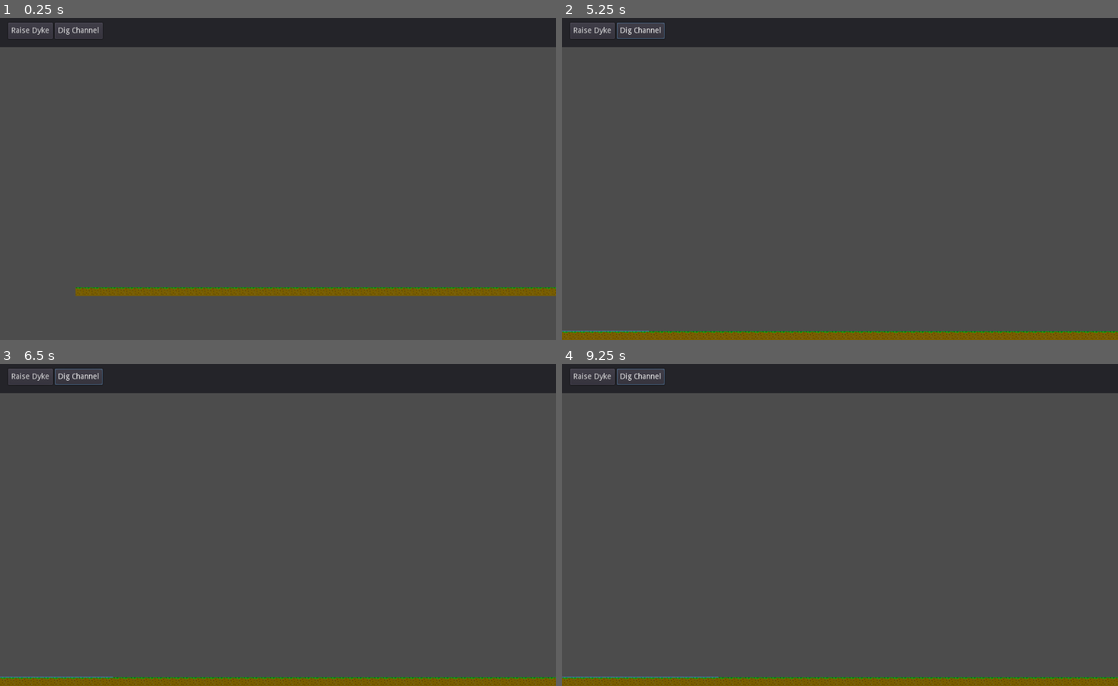
Above: before the commit, frames 1-4 (two rows, left to right).
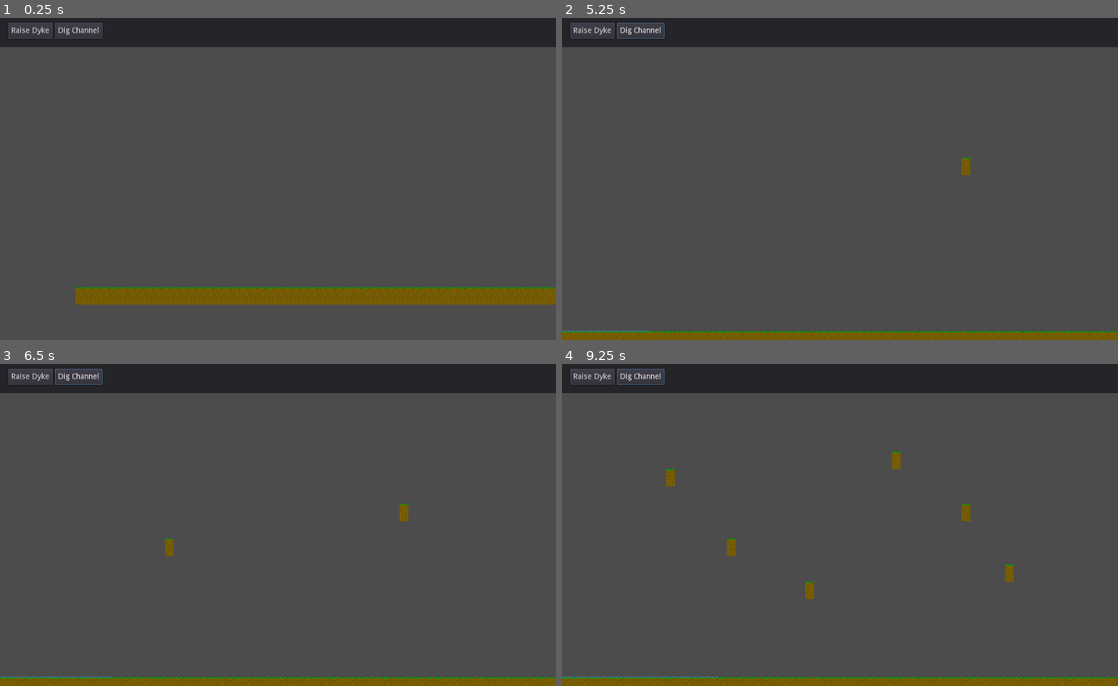
Above: after the commit, the same moments.

Repository: Groogy/LudumDare49
Game: Godot game, scene res://scenes/Game.tscn
Same seed, same stepped clock (60 frames per second), same inputs: the game is played once before the commit and once after it.
Inputs (mouse positions are in pixels of both pictures, inside the frame that each line leads up to):
- Up to frame 1 (0.25 s): no input
- Up to frame 2 (5.25 s): click "Raise Dyke" at 0.5 s; click "Dig Channel" at 1.25 s; click "Raise Dyke" at 2 s; click "Dig Channel" at 2.75 s; click "Raise Dyke" at 3.5 s; click "Dig Channel" at 4.25 s; tap Enter at 5 s; move the mouse to (962, 159) at 5.02 s; press the mouse at (962, 159) at 5.03 s
- Up to frame 3 (6.5 s): tap Space at 5.75 s; move the mouse to (166, 541) at 5.77 s; release the mouse at (166, 541) at 5.78 s; tap S (camera_down) at 5.85 s; click (166, 541) at 6.05 s
- Up to frame 4 (9.25 s): tap Enter at 6.5, 8 s; move the mouse to (895, 450) at 6.52 s; hold Middle mouse button (camera_drag) 6.53-7.28 s; click (895, 450) at 6.8 s; tap Space at 7.25, 8.75 s; move the mouse to (812, 589) at 7.27 s; tap A (camera_left) at 7.35 s; click (812, 589) at 7.55 s; move the mouse to (1006, 573) at 8.02 s; press the mouse at (1006, 573) at 8.03 s; tap D (camera_right) at 8.1 s; move the mouse to (673, 473) at 8.77 s; release the mouse at (673, 473) at 8.78 s; tap W (camera_up) at 8.85 s; click (673, 473) at 9.05 s

The runs differ from the first frame. In frame 1, 2.2% of the frame differs, in the area x 13-100%, y 86-89%; in frame 2, less than 0.1%; in frame 3, 0.2%; in frame 4, 0.5%.

Commit message:
Naive implementation to fill a tile with dirt

Diff:
--- a/logic/interface/RaiseDykeTool.gd
+++ b/logic/interface/RaiseDykeTool.gd
@@ -3,7 +3,7 @@
 
 var cell_under_mouse := Vector2(0, 0)
 
-var _valid_last_render := false
+var _can_build_last_frame := false
 
 
 func _process(_delta: float) -> void:
@@ -13,14 +13,19 @@
 		update()
 
 
+func _unhandled_input(event: InputEvent) -> void:
+	if event.is_action_pressed("game_select") and _can_build_last_frame:
+		Root.construction_manager.raise_dyke(cell_under_mouse)
+
+
 func _draw() -> void:
-	_valid_last_render = Root.map_manager.can_build_dyke(cell_under_mouse)
+	_can_build_last_frame = Root.construction_manager.can_raise_dyke(cell_under_mouse)
 
 	var color := Color.green
-	if not _valid_last_render:
+	if not _can_build_last_frame:
 		color = Color.red
 	draw_rect(Rect2(Vector2(0, 0), Vector2(16, 16)), color, false, 1.5, true)
 
 
 func _needs_redraw() -> bool:
-	return _valid_last_render != Root.map_manager.can_build_dyke(cell_under_mouse)
+	return _can_build_last_frame != Root.construction_manager.can_raise_dyke(cell_under_mouse)
--- a/logic/managers/ConstructionManager.gd
+++ b/logic/managers/ConstructionManager.gd
@@ -1,4 +1,8 @@
 extends Node
 
 func can_raise_dyke(cell: Vector2) -> bool:
-	return false
+	return Root.map_manager.is_empty(cell.x, cell.y)
+
+
+func raise_dyke(cell: Vector2) -> void:
+	Root.map_manager.fill_terrain_cell(cell)
--- a/logic/managers/MapManager.gd
+++ b/logic/managers/MapManager.gd
@@ -21,11 +21,7 @@
 		and _water.get_water_level_at(x, y) < _water.get_max_water_level()
 
 
-func can_build_dyke(cell: Vector2) -> bool:
-	return is_empty(cell.x, cell.y)
-
-
-# Coonversion
+# Conversion
 func map_to_world(cell: Vector2) -> Vector2:
 	return _terrain.map_to_world(cell)
 
@@ -36,3 +32,8 @@
 
 func snap_to_grid(pos: Vector2) -> Vector2:
 	return _terrain.map_to_world(_terrain.world_to_map(pos))
+
+
+# Modification
+func fill_terrain_cell(cell: Vector2) -> void:
+	_terrain.fill(cell.x, cell.y)
--- a/logic/maps/TerrainGenerator.gd
+++ b/logic/maps/TerrainGenerator.gd
@@ -24,4 +24,4 @@
 	var map: TileMap = get_parent()
 	map.clear()
 	for x in range(target_area.position.x, target_area.end.x):
-		map.set_cell(x, -1, 1) #Set a level playing field
+		map.fill(x, -1) #Set a level playing field
--- a/project.godot
+++ b/project.godot
@@ -57,6 +57,11 @@
 , Object(InputEventKey,"resource_local_to_scene":false,"resource_name":"","device":0,"alt":false,"shift":false,"control":false,"meta":false,"command":false,"pressed":false,"scancode":16777233,"unicode":0,"echo":false,"script":null)
  ]
 }
+game_select={
+"deadzone": 0.5,
+"events": [ Object(InputEventMouseButton,"resource_local_to_scene":false,"resource_name":"","device":0,"alt":false,"shift":false,"control":false,"meta":false,"command":false,"button_mask":0,"position":Vector2( 0, 0 ),"global_position":Vector2( 0, 0 ),"factor":1.0,"button_index":1,"pressed":false,"doubleclick":false,"script":null)
+ ]
+}
 
 [physics]
 
--- a/scenes/TerrainMap.gd
+++ b/scenes/TerrainMap.gd
@@ -1,7 +1,8 @@
 extends TileMap
 
 
-const FULL_TILE_ID = 0
+const SURFACE_TILE_ID = 1
+const UNDERGROUND_TILE_ID = 0
 const PARTIAL_TILE_ID = [2, 3]
 
 
@@ -11,3 +12,19 @@
 
 func is_partial(x: int, y: int) -> bool:
 	return PARTIAL_TILE_ID.has(get_cell(x, y))
+
+
+func fill(x: int, y: int) -> void:
+	var id := SURFACE_TILE_ID
+	if get_cell(x, y-1) != -1:
+		id = UNDERGROUND_TILE_ID # Figure out correct id
+	set_cell(x, y, id)
+	if id == SURFACE_TILE_ID: # Make sure ground
+		set_cell(x, y+1, UNDERGROUND_TILE_ID)
+
+
+func get_full_tile_id() -> int:
+	return UNDERGROUND_TILE_ID
+
+func get_surface_tile_id() -> int:
+	return SURFACE_TILE_ID
--- a/singletons/Root.gd
+++ b/singletons/Root.gd
@@ -1,4 +1,5 @@
 extends Node
 
 onready var map_manager := $"/root/Game/MapManager"
+onready var construction_manager := $"/root/Game/ConstructionManager"
 onready var tool_manager := $"/root/Game/ToolManager"
